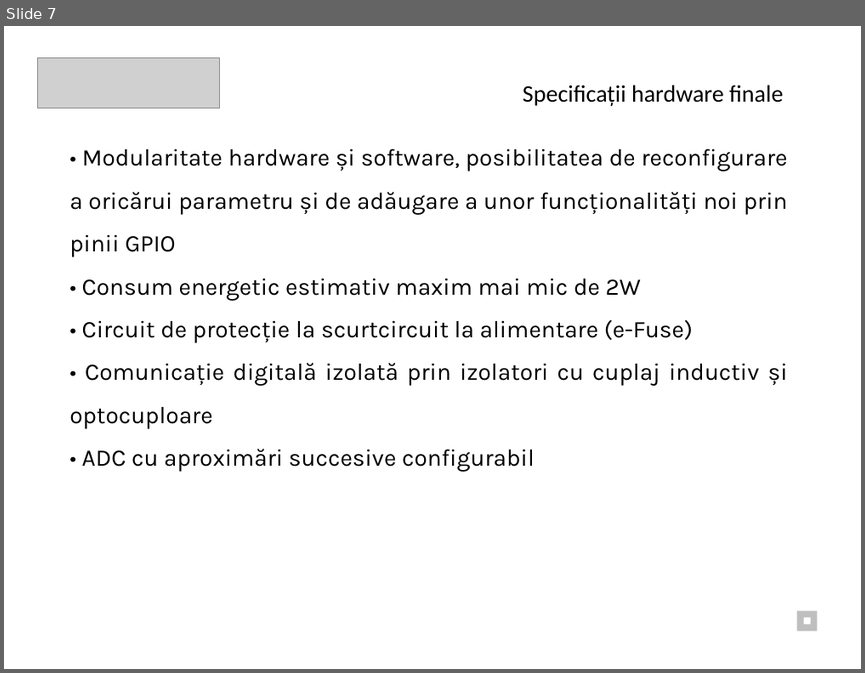
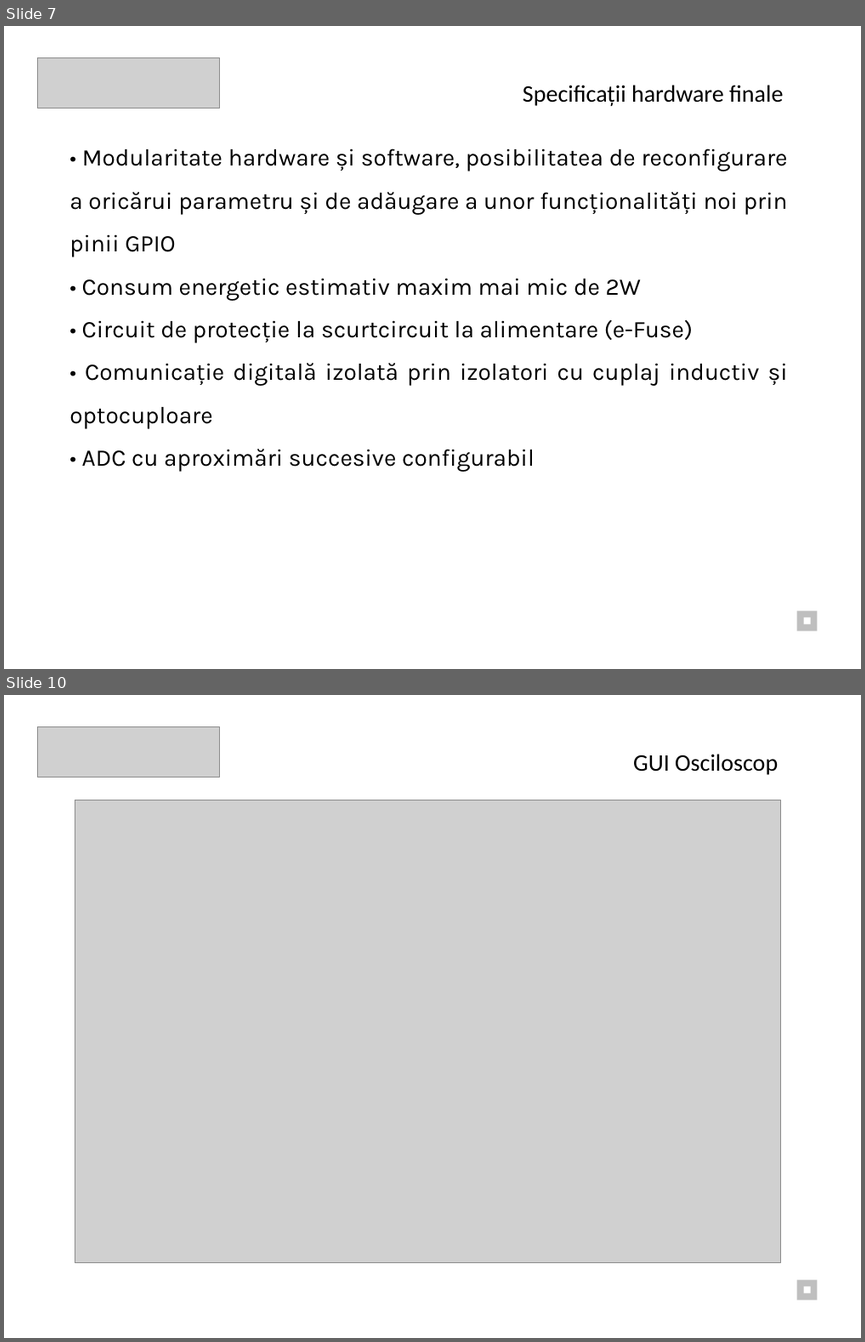
Before and after one commit to cristianfurtuna/Oscino, a slide deck: Slides/Slides.pptx. Shown one above the other, each under a label of ours: slide 7 before the commit, slides 7 and 10 after it; the slides between them are not shown. The pictures are 865x673 and 865x1342 pixels, drawn with LibreOffice and Linux fonts; fonts in the diff are those of the drawing; grey boxes stand for pictures. Boxes give left, top, right and bottom in pixels: in the first picture for what was removed or moved away, otherwise in the second. Text is boxed around its words. In the diff, an @@ line names an element or a change of style, - is before the commit and + after.

```diff
--- a/Slides/Slides.pptx
+++ b/Slides/Slides.pptx
@@ slide 10 added at [4,695,861,1338], background #FFFFFF @@
@@ picture added at [37,726,220,777] @@
@@ text added at [633,754,778,775], 20 pt, text #000000 @@
+GUI Osciloscop
@@ picture added at [75,800,780,1262] @@
@@ rectangle added at [796,1279,817,1300], fill #BFBFBF @@
@@ rectangle added at [803,1287,811,1293], fill #FFFFFF @@
```
Also in this commit, not shown: 1 slide changed, 2 other slides added.
